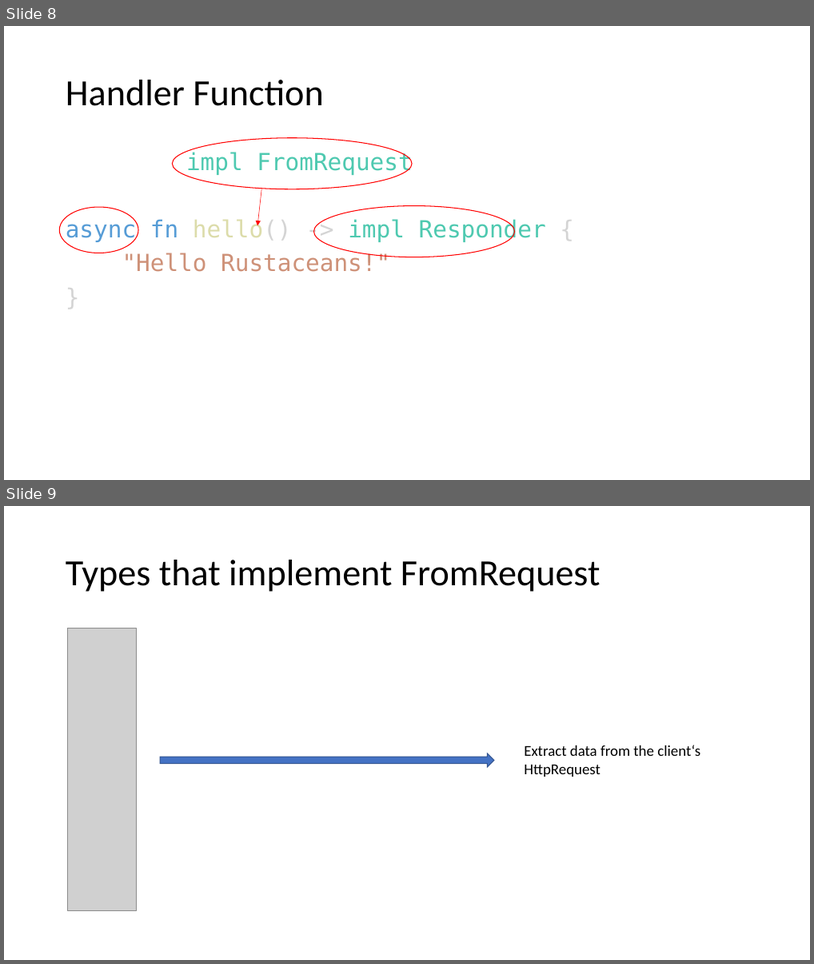
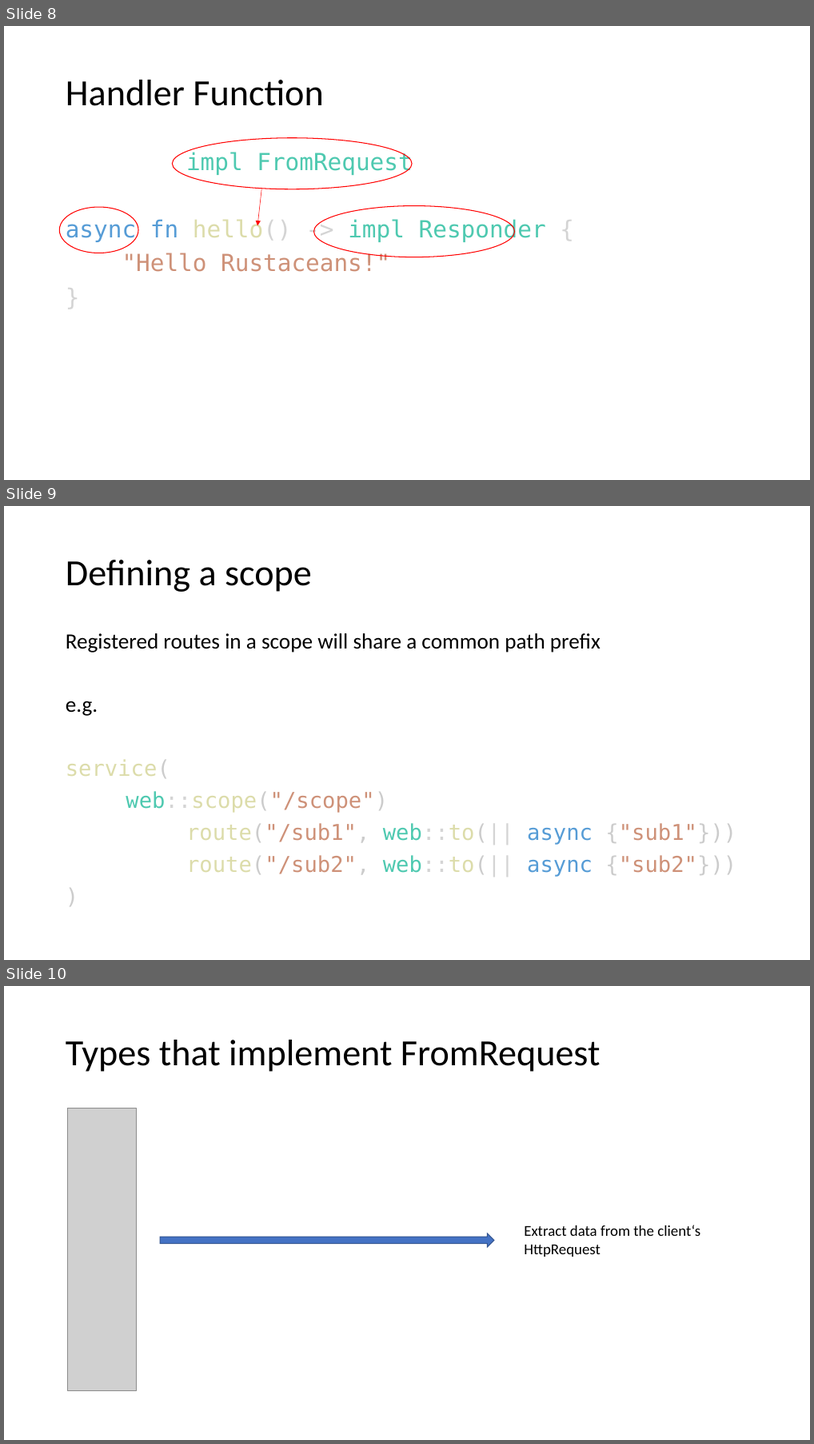
Before and after one commit to floscodes/actix_talk, a slide deck: Pres.pptx. Shown one above the other, each under a label of ours: slides 8 and 9 before the commit, slides 8, 9 and 10 after it. The pictures are 814x964 and 814x1444 pixels, drawn with LibreOffice and Linux fonts; fonts in the diff are those of the drawing; grey boxes stand for pictures. Boxes give left, top, right and bottom in pixels: in the first picture for what was removed or moved away, otherwise in the second. Text is boxed around its words. In the diff, an @@ line names an element or a change of style, - is before the commit and + after.

Commit message:
add scope to pres and ignore temp .pptx file

```diff
--- a/Pres.pptx
+++ b/Pres.pptx
@@ slide 9 added at (4,506,810,960), background #FFFFFF @@
@@ title added at (66,560,312,592), 44 pt, text #000000 @@
+Defining a scope
@@ text added at (66,633,737,876), 25.9 pt, text #000000 @@
+Registered routes in a scope will share a common path prefix
+e.g.
+service(
+web::scope("/scope")
+route("/sub1", web::to(|| async {"sub1"}))
+route("/sub2", web::to(|| async {"sub2"}))
+)
@@ what was slide 9 is now slide 10 @@
```
Also in this commit, not shown: 1 other file.
